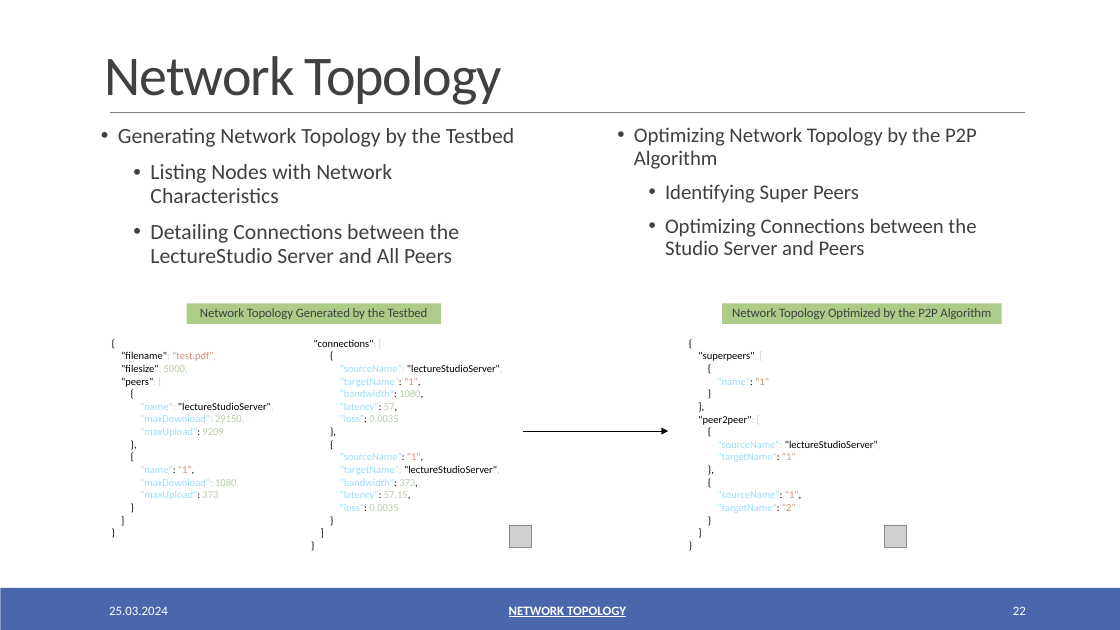
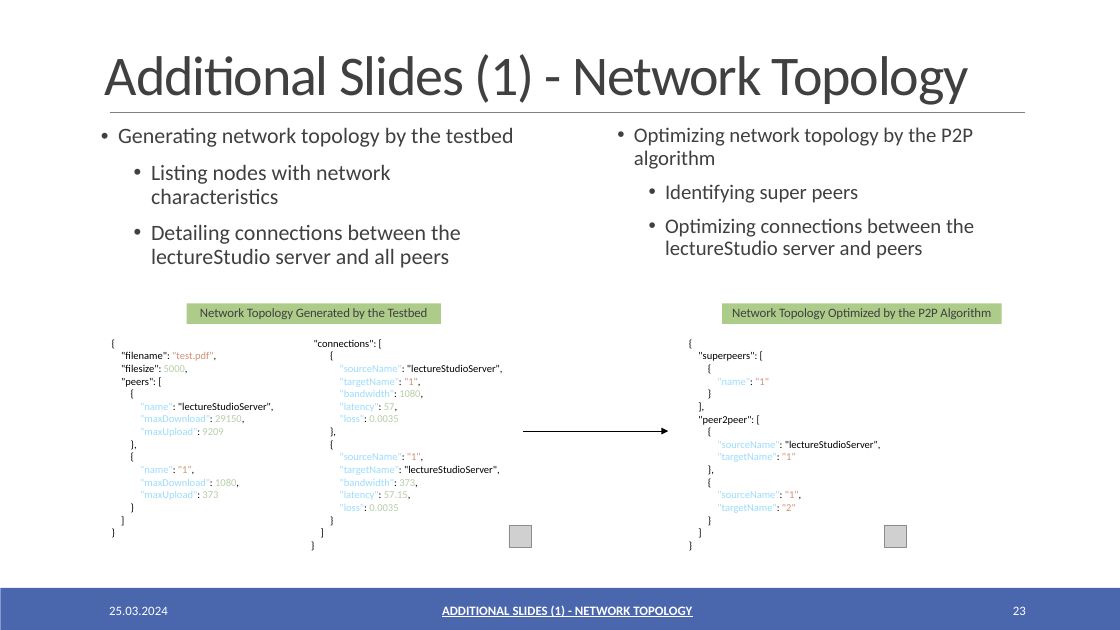
Before and after one commit to oezcankaraca/abschlussvortrag, a slide deck: slide 23 of Abschlussvortrag.pptx (slide 22 before the commit). Drawn at 1120x630 pixels with LibreOffice and Linux fonts; fonts in the diff are those of the drawing; grey boxes stand for pictures. Boxes give left, top, right and bottom in pixels: in the first picture for what was removed or moved away, otherwise in the second. Text is boxed around its words. In the diff, an @@ line names an element or a change of style, - is before the commit and + after.

```diff
--- a/Abschlussvortrag.pptx
+++ b/Abschlussvortrag.pptx
@@ title at bbox=[105, 54, 969, 105]: text changed @@
-Network Topology
+Additional Slides (1) - Network Topology
@@ text at bbox=[118, 127, 514, 268]: text changed; size 18.6 to 18.8 pt @@
-• Generating Network Topology by the Testbed
-  • Listing Nodes with Network Characteristics
-  • Detailing Connections between the LectureStudio Server and All Peers
+• Generating network topology by the testbed
+  • Listing nodes with network characteristics
+  • Detailing connections between the lectureStudio server and all peers
@@ text at bbox=[634, 127, 974, 259]: text changed @@
-• Optimizing Network Topology by the P2P Algorithm
-  • Identifying Super Peers
-  • Optimizing Connections between the Studio Server and Peers
+• Optimizing network topology by the P2P algorithm
+  • Identifying super peers
+  • Optimizing connections between the lectureStudio server and peers
@@ text at bbox=[121, 351, 274, 487]: text colour #CCCCCC to #000000 in ""filename": "test.pdf",", ""filesize": 5000,", ""peers": [", ""name": "lectureStudioServer"," and 2 more places; text colour #9CDCFE to #000000 in ""maxDownload":" @@
@@ text at bbox=[314, 340, 503, 475]: text colour #CCCCCC to #000000 in ""connections": [", ""sourceName": "lectureStudioServer",", ""targetName": "lectureStudioServer"," @@
@@ text at bbox=[698, 352, 881, 449]: text colour #CCCCCC to #000000 in ""superpeers": [", ""peer2peer": [", ""sourceName": "lectureStudioServer"," @@
@@ text at bbox=[442, 605, 692, 617]: text changed @@
-NETWORK TOPOLOGY
+ADDITIONAL SLIDES (1) - NETWORK TOPOLOGY
```
Also in this commit, not shown: 17 other slides changed, 2 slides added, 2 other files.
